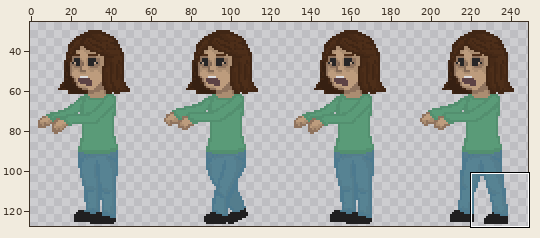
One commit to this sprite sheet: customer/customer.png. The first picture is a wide view before the edit; the outline marks the close-up.
Close-up. Before:
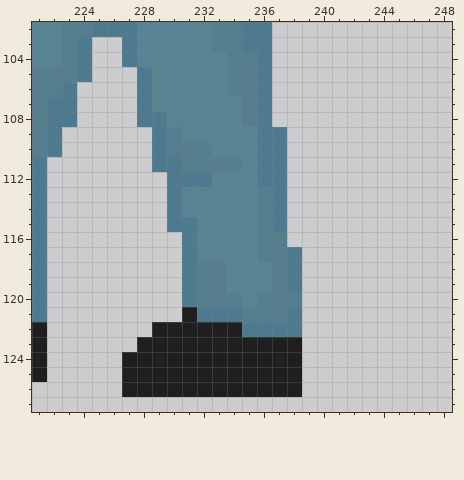
The file is 256x128 pixels. Colours within 5 levels of each other are drawn and written as one. Shown: x 221..248, y 102..127. The wide view leaves out empty margins. The commit also changed other parts of the picture, which this record leaves out.
Once edited:
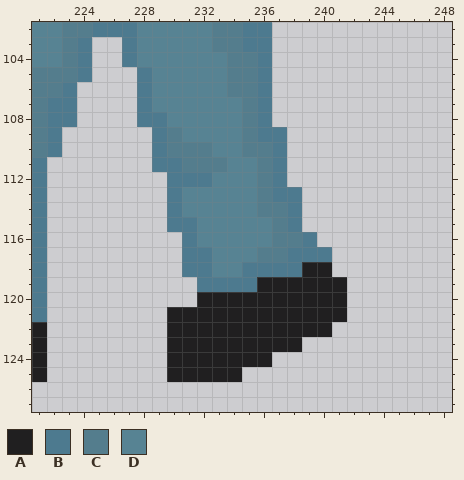
Palette (. is transparent): A #201f20  B #4d7a8f  C #547d8d  D #578393
Edits made:
y 109: x 235 D -> C
y 110: x 235..236 DB -> CC
y 111: x 234 C -> D; x 236 B -> C
y 112: x 236 B -> C
y 113: x 238 . -> B
y 114: x 237..238 B. -> CB
y 115: x 236..238 CB. -> DCB
y 116: x 236 C -> D; x 238..239 .. -> CB
y 117: x 232 D -> B; x 239..240 .. -> BB
y 118: x 232..233 CC -> BD; x 235..237 DDC -> BBB; x 239..240 .. -> AA
y 119: x 231..241 BCCDDDCB... -> .BBBBAAAAAA
y 120: x 231..241 BCCCDCCC... -> .AAAAAAAAAA
y 121: x 230 . -> A; x 232..241 BBBCCCB... -> AAAAAAAAAA
y 122: x 229 A -> .; x 235..240 BBBB.. -> AAAAAA
y 123: x 228..229 AA -> ..
y 124: x 227..229 AAA -> ...; x 237..238 AA -> ..
y 125: x 227..229 AAA -> ...; x 235..238 AAAA -> ....
y 126: x 227..238 AAAAAAAAAAAA -> ............
Changed places in both close-ups, as pixel boxes (x1, y1, x2, y2):
changed: (122, 127, 347, 397)
